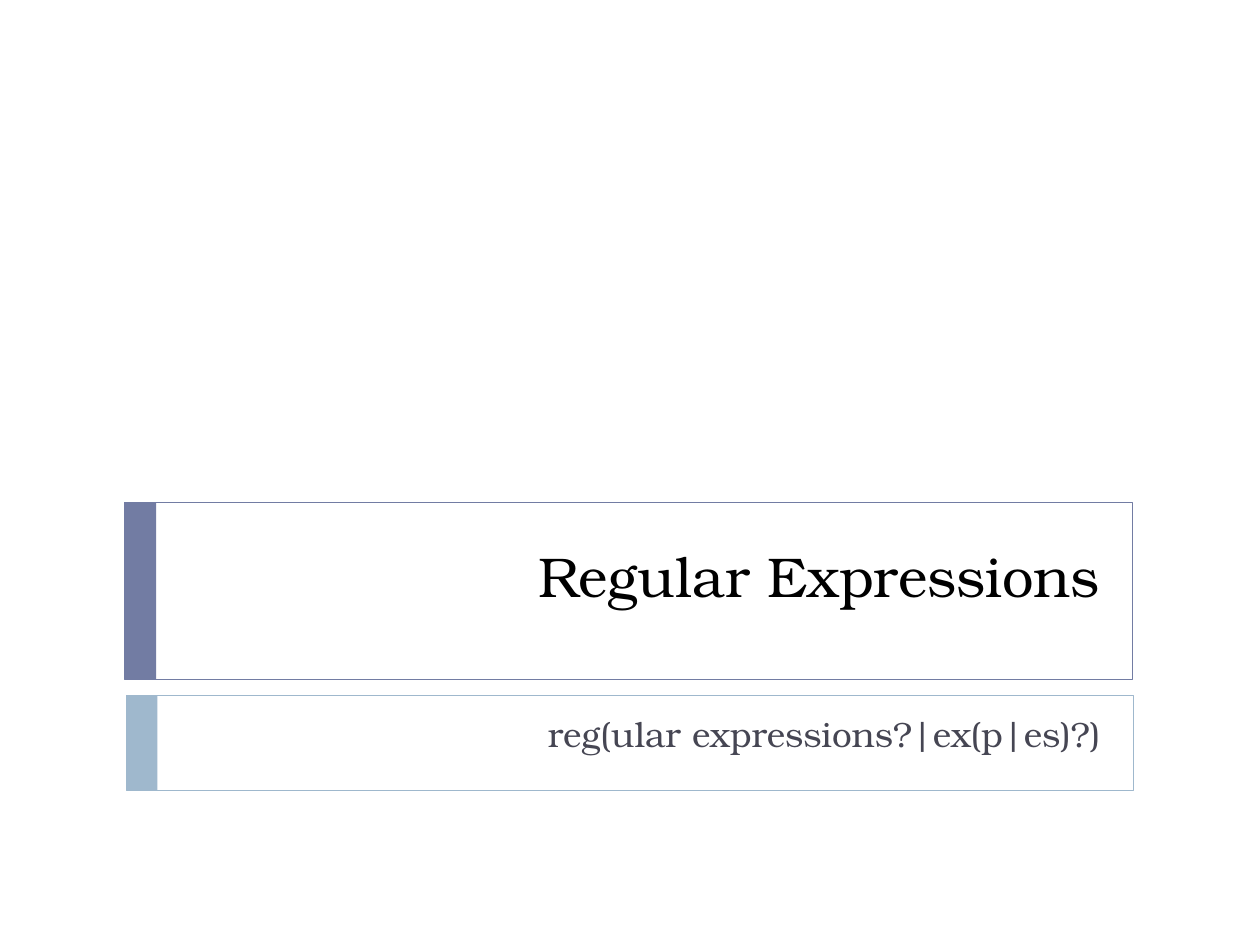
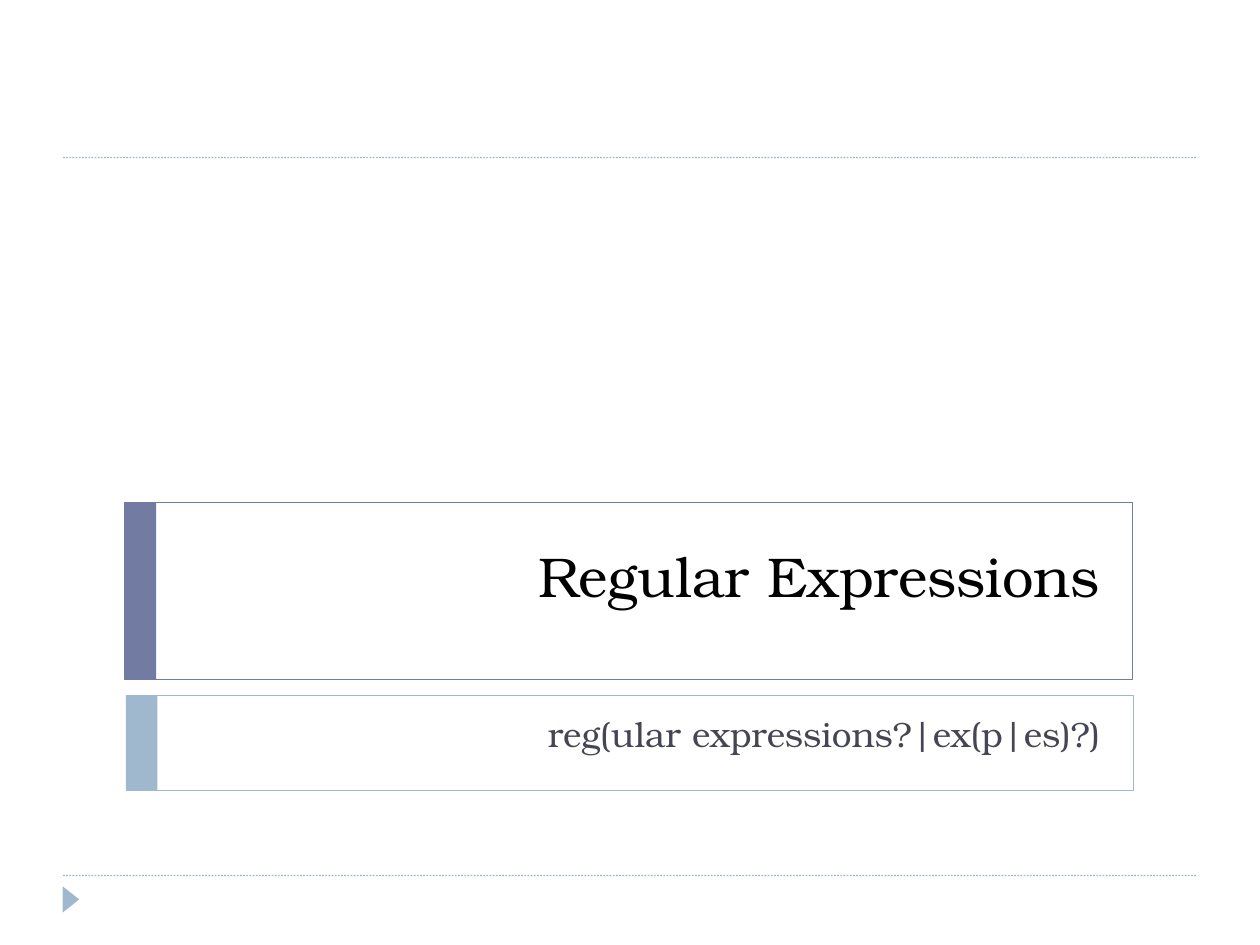
Before and after one commit to stefanhuber/regex-schulung, a slide deck: slide 1 of Regex.pptx. Drawn at 1260x945 pixels with LibreOffice and Linux fonts; fonts in the diff are those of the drawing. Boxes give left, top, right and bottom in pixels: in the first picture for what was removed or moved away, otherwise in the second. Text is boxed around its words. In the diff, an @@ line names an element or a change of style, - is before the commit and + after.

```diff
--- a/Regex.pptx
+++ b/Regex.pptx
@@ line added from (63, 158) to (1197, 158), #9FB8CD 0.74 pt @@
@@ line added from (63, 876) to (1197, 876), #9FB8CD 0.74 pt @@
@@ triangle added at [63, 886, 79, 912], fill #9FB8CD @@
```
Also in this commit, not shown: 20 other slides changed, 1 other file.
